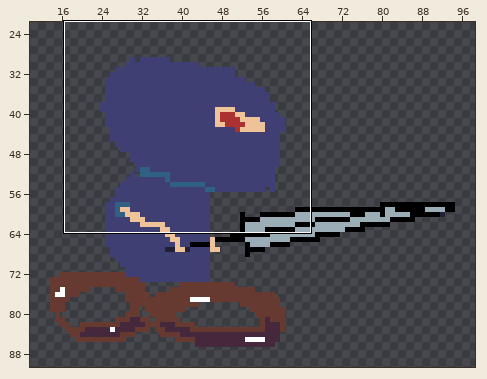
File history of a pixel-art file, Sprite-0001.aseprite. The first picture is a wide view before the edit; the outline marks the close-up.
Close-up. Old version:
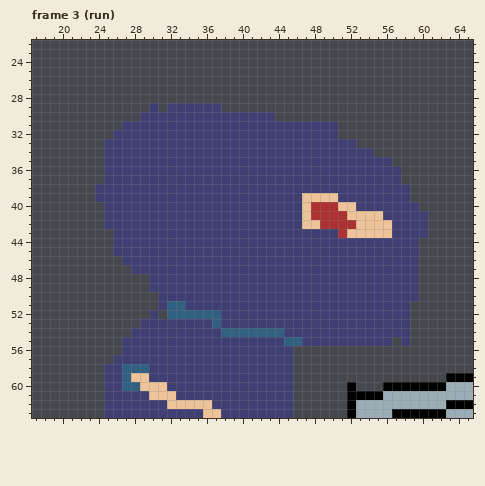
128x128 pixels, 4 frames. Shown: frame 3 (run): x 17..65, y 22..63. The wide view leaves out empty margins.
The result:
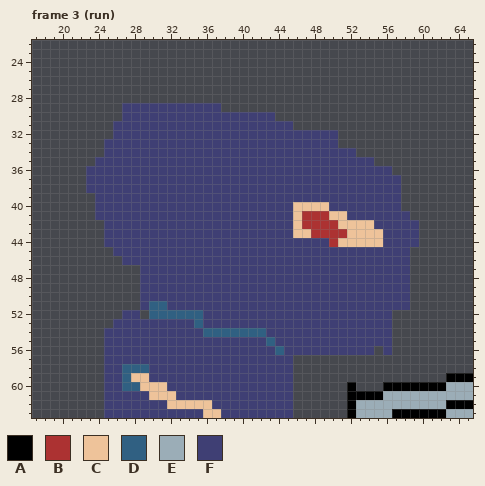
Palette (. is transparent): A #000000  B #ac3232  C #eec39a  D #306082  E #9badb7  F #3f3f74
From old to new:
Frame 3 (run), layer "Layer 1":
Colour C becomes colour B in row 41 at x 47; in row 42 at x 47 to 48.
Colour F becomes colour B in row 43 at x 48 to 50; in row 44 at x 50.
Colour B becomes colour C in row 40 at x 48 to 49; in row 41 at x 50 to 51; in row 42 at x 51 to 52.
Colour F becomes colour C in rows 40 to 42 at x 46; in row 43 at x 46 to 47; in row 44 at x 51 to 55.
The author put colour D in row 51 at x 30; in row 52 at x 31.
Colour F becomes colour D in row 51 at x 31; in row 52 at x 30; in row 53 at x 35; in row 54 at x 36 to 37; in row 55 at x 43; in row 56 at x 44.
The author put colour F in row 29 at x 27 to 29 and 31; in row 30 at x 27 to 28; in row 31 at x 26; in row 35 at x 24; in rows 36 to 37 at x 23 to 24; in row 38 at x 23.
The author put colour F in rows 40 to 41 at x 24; in rows 43 to 44 at x 25; in rows 48 to 49 at x 29; in row 50 at x 29 to 30; in row 51 at x 29; in row 52 at x 27 to 28.
The author put colour F in row 53 at x 26 to 28; in row 54 at x 25 to 27; in row 55 at x 25 to 26; in row 56 at x 25 to 26, 46 to 54 and 56; in row 57 at x 25.
Colour B becomes colour F in row 40 at x 50.
Colour C becomes colour F in row 39 at x 47 to 50; in row 40 at x 51 to 52; in row 41 at x 52 to 55; in row 42 at x 55 to 56; in row 43 at x 56.
Colour D becomes colour F in row 51 at x 32 to 33; in row 52 at x 36 to 37; in row 53 at x 37; in row 54 at x 43 to 44; in row 55 at x 45 to 46.
The author cleared colour F in row 31 at x 46 to 50; in row 33 at x 51 to 52; in row 34 at x 53 to 54; in row 35 at x 55 to 56; in row 36 at x 57; in rows 38 to 39 at x 58.
The author cleared colour F in row 40 at x 58 to 59; in row 41 at x 59 to 60; in rows 42 to 43 at x 60; in rows 45 to 46 at x 59; in row 47 at x 28 and 59; in rows 48 to 50 at x 59.
The author cleared colour F in rows 52 to 54 at x 57 to 58; in row 55 at x 58.
Pixel boxes of the changes (left, top, right, bottom) in both close-ups:
changed: (86, 103, 221, 364)
changed: (266, 121, 428, 355)
